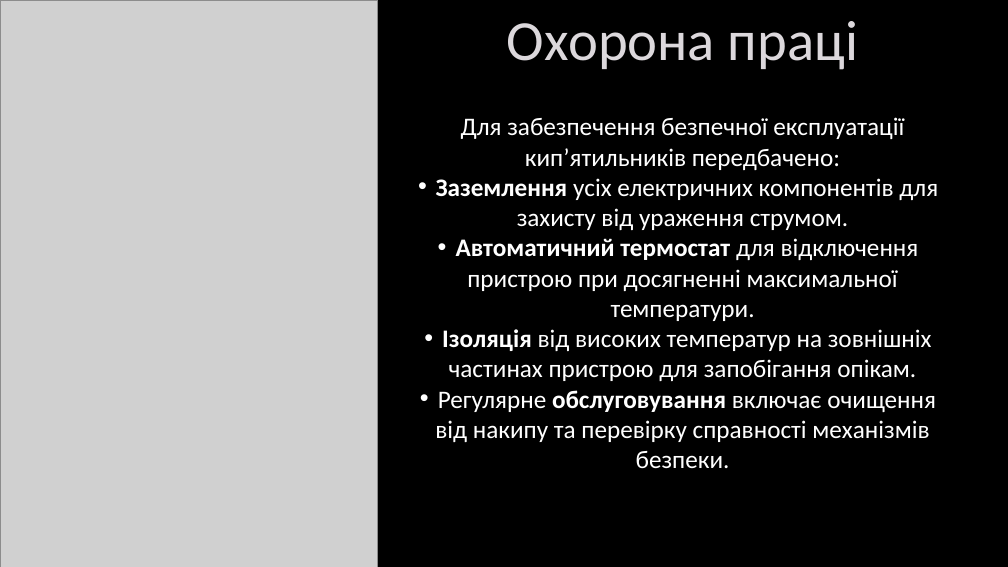
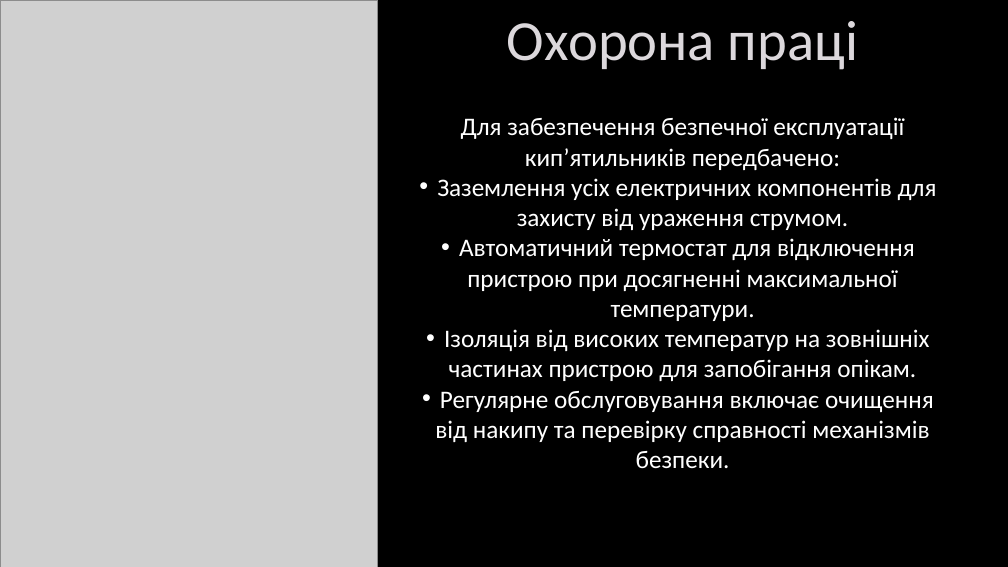
Before and after one commit to FLeD-jk/Course_works_Equipment_of_restaurant_facilities, a slide deck: slide 9 of Дубиковський_Валентин/Дубиковський_Валентин_Володимирович_ТХ_22_1_Тема_електричний кипятильник.pptx. Drawn at 1008x567 pixels with LibreOffice and Linux fonts; fonts in the diff are those of the drawing; grey boxes stand for pictures; background and template pictures are left out. Boxes give left, top, right and bottom in pixels: in the first picture for what was removed or moved away, otherwise in the second. Text is boxed around its words. In the diff, an @@ line names an element or a change of style, - is before the commit and + after.

```diff
--- a/Дубиковський_Валентин/Дубиковський_Валентин_Володимирович_ТХ_22_1_Тема_електричний кипятильник.pptx
+++ b/Дубиковський_Валентин/Дубиковський_Валентин_Володимирович_ТХ_22_1_Тема_електричний кипятильник.pptx
@@ text at (x1=435, y1=178, x2=937, y2=468): bold off in "Заземлення", "Автоматичний термостат", "Ізоляція", "обслуговування" @@
```
Also in this commit, not shown: 8 other slides changed, 4 other files.
